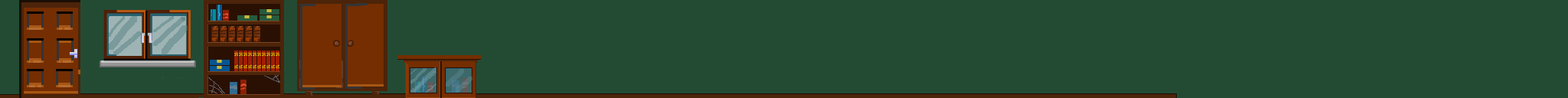
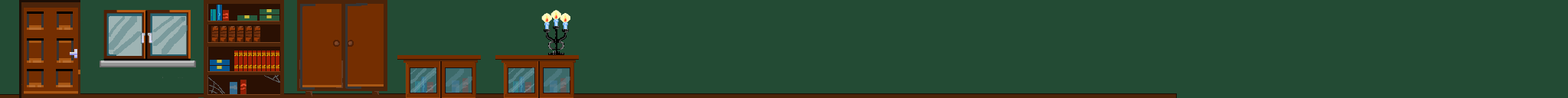
The second 1568 × 98 image is a revision of the first. Changes to its layers:
painted on "Background" over (495, 9, 579, 98)
